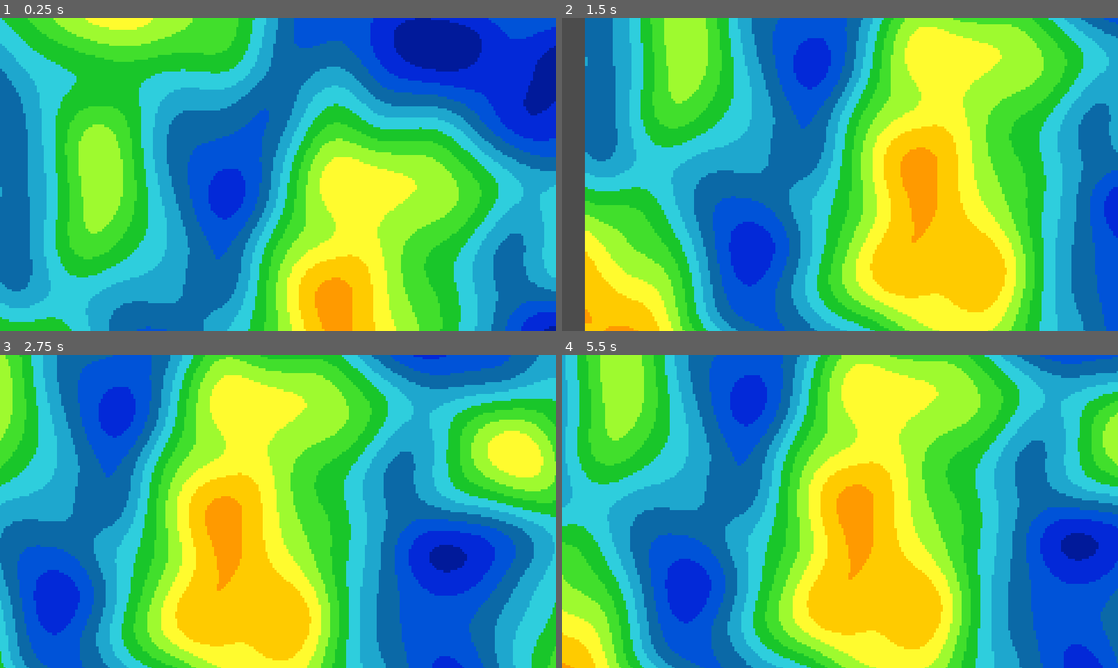
Above: before the commit, frames 1-4 (two rows, left to right).
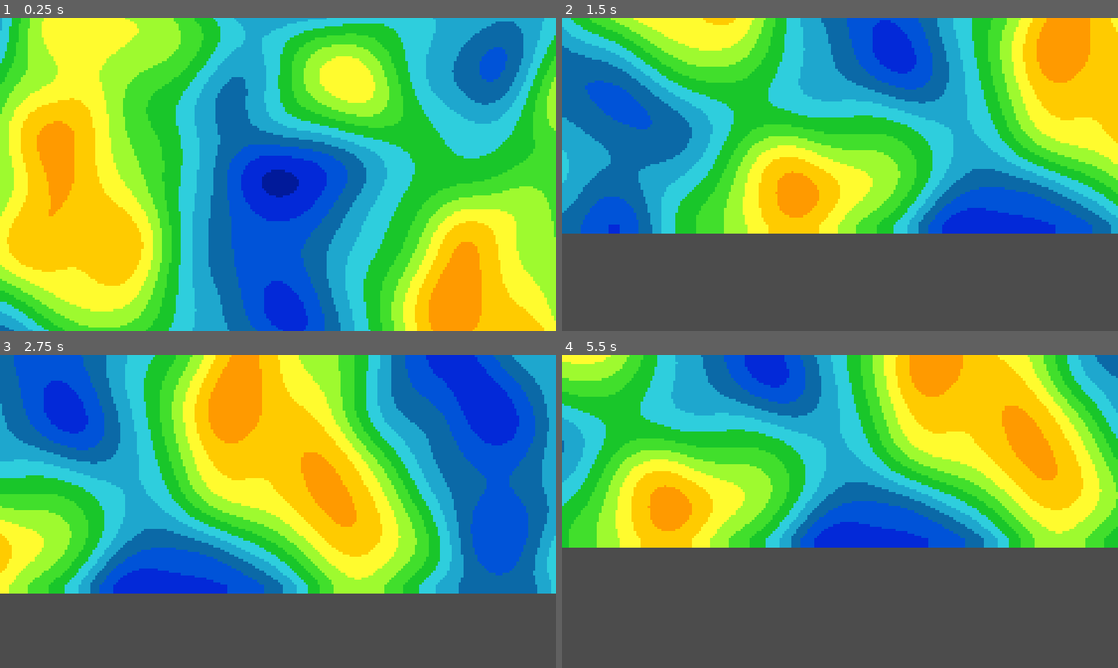
Above: after the commit, the same moments.

Repository: Phrenotopia/EvoDevio
Game: Godot game, scene res://World.tscn
Same seed, same stepped clock (60 frames per second), same inputs: the game is played once before the commit and once after it.
Inputs (mouse positions are in pixels of both pictures, inside the frame that each line leads up to):
- Up to frame 1 (0.25 s): no input
- Up to frame 2 (1.5 s): tap Enter at 0.5 s; move the mouse to (962, 158) at 0.52 s; hold S (camera_down) 0.53-1.28 s; tap A (camera_left) at 0.8, 1.35 s; move the mouse to (728, 190) at 1.27 s
- Up to frame 3 (2.75 s): tap D (camera_right) at 1.55 s; tap Space at 2 s; move the mouse to (333, 442) at 2.02 s; hold D (camera_right) from 2.03 s (still down); tap W (camera_up) at 2.3 s
- Up to frame 4 (5.5 s): move the mouse to (812, 574) at 2.77 s; release D (camera_right) at 2.78 s; tap W (camera_up) at 2.85 s; tap Shift (camera_speed_up, bound only after the commit) at 3.05 s; tap Enter at 3.5, 5 s; move the mouse to (1006, 558) at 3.52 s; hold Shift (camera_speed_up, bound only after the commit) 3.53-4.28 s; tap S (camera_down) at 3.8, 4.35 s; tap Space at 4.25 s; move the mouse to (673, 464) at 4.27 s; tap A (camera_left) at 4.55 s; move the mouse to (867, 511) at 5.02 s; hold A (camera_left) from 5.03 s (still down); tap D (camera_right) at 5.3 s

The runs differ from the first frame. In frame 1, 93% of the frame differs, in the area x 0-100%, y 0-100%; in frame 2, 93%; in frame 3, 92%; in frame 4, 95%.

Commit message:
Tweaked camera
Camera now spawns in the middle of the map, no matter what map_size is, and will move faster. Also added a "sprint" button (shift) that makes the camera move even faster.

Diff:
--- a/Camera.gd
+++ b/Camera.gd
@@ -1,4 +1,12 @@
 extends Camera2D
+
+var speed = 20
+
+
+func _ready():
+	var StartingPoint = get_parent().MAPSIZE * get_parent().get_child(1).cell_size / 2 #Finds the middle of the map
+	self.position = StartingPoint #Sets itself into the middle of the map
+
 
 func _input(event):
 	if Input.is_action_pressed("camera_zoom_in"): #and zoom > Vector2(0.25,0.25):
@@ -8,11 +16,16 @@
 
 
 func _process(delta):
+	if Input.is_action_pressed("camera_speed_up"):
+		speed = 40
+	else:
+		speed = 20
+
 	if Input.is_action_pressed("camera_up") and not Input.is_action_pressed("camera_down"):
-		position.y -= 10 * zoom.x
+		position.y -= speed * zoom.x
 	if Input.is_action_pressed("camera_down") and not Input.is_action_pressed("camera_up"):
-		position.y += 10 * zoom.x
+		position.y += speed * zoom.x
 	if Input.is_action_pressed("camera_left") and not Input.is_action_pressed("camera_right"):
-		position.x -= 10 * zoom.x
+		position.x -= speed * zoom.x
 	if Input.is_action_pressed("camera_right") and not Input.is_action_pressed("camera_left"):
-		position.x += 10 * zoom.x
+		position.x += speed * zoom.x
--- a/project.godot
+++ b/project.godot
@@ -67,6 +67,11 @@
 "events": [ Object(InputEventMouseButton,"resource_local_to_scene":false,"resource_name":"","device":0,"alt":false,"shi …(212 unchanged characters)…
  ]
 }
+camera_speed_up={
+"deadzone": 0.5,
+"events": [ Object(InputEventKey,"resource_local_to_scene":false,"resource_name":"","device":0,"alt":false,"shift":false,"control":false,"meta":false,"command":false,"pressed":false,"scancode":16777237,"unicode":0,"echo":false,"script":null)
+ ]
+}
 
 [rendering]
 
